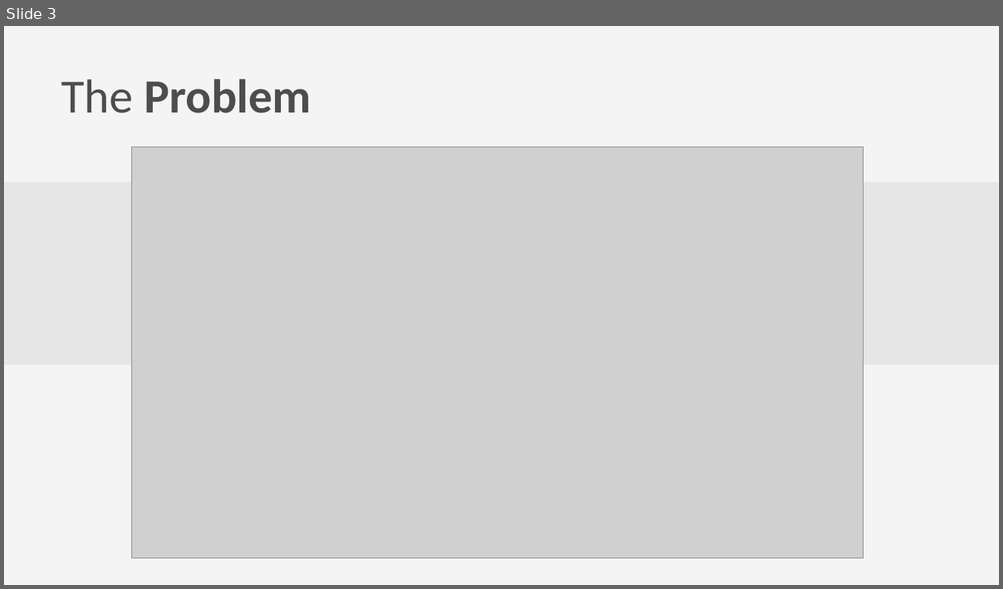
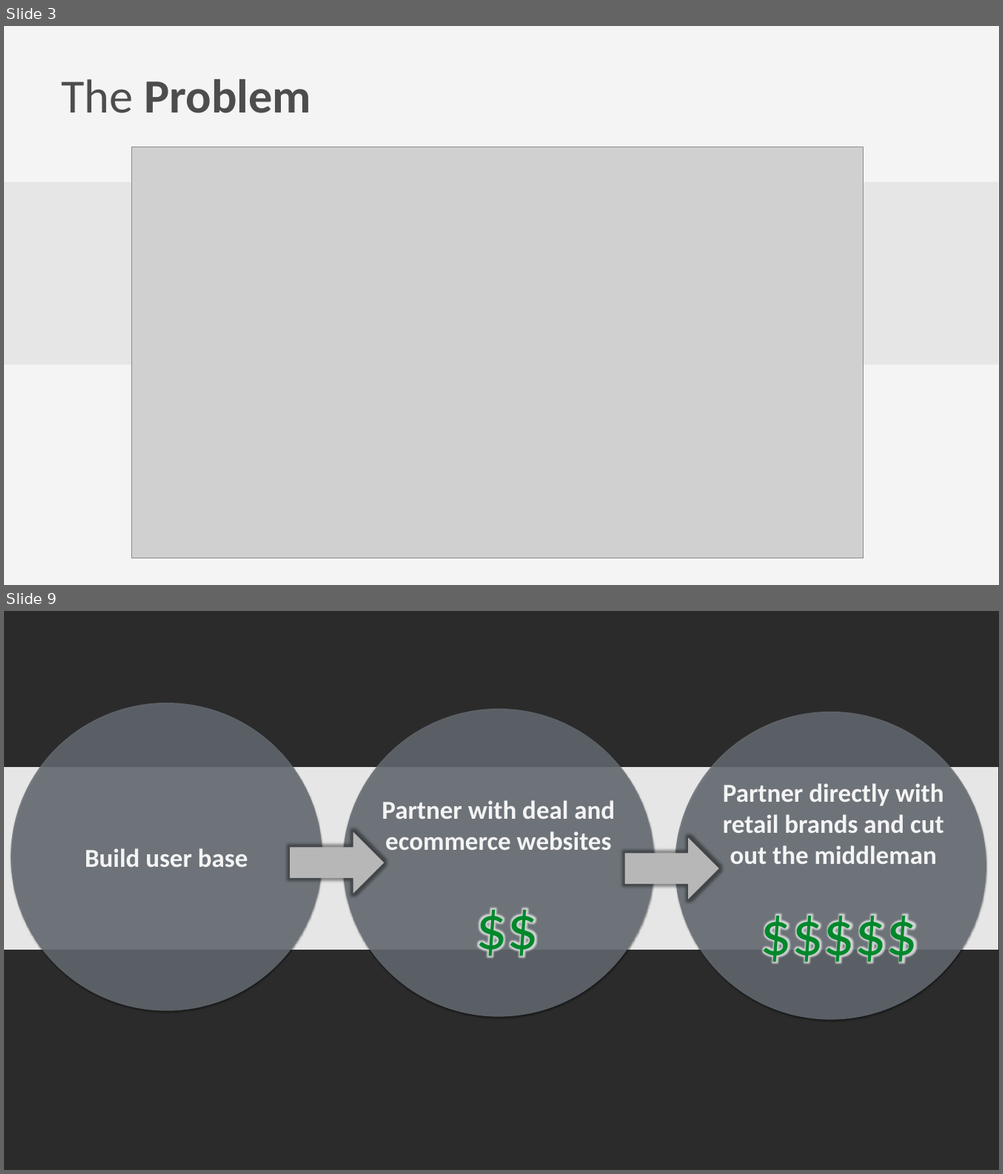
Before and after one commit to yoavz/hermes-poc, a slide deck: pitch.pptx. Shown one above the other, each under a label of ours: slide 3 before the commit, slides 3 and 9 after it; the slides between them are not shown. The pictures are 1003x589 and 1003x1174 pixels, drawn with LibreOffice and Linux fonts; fonts in the diff are those of the drawing; grey boxes stand for pictures; background and template pictures are left out; a plain dark background stands for a picture behind light text. Boxes give left, top, right and bottom in pixels: in the first picture for what was removed or moved away, otherwise in the second. Text is boxed around its words. In the diff, an @@ line names an element or a change of style, - is before the commit and + after.

```diff
--- a/pitch.pptx
+++ b/pitch.pptx
@@ slide 9 added at [4,611,999,1170], background picture (left out); not listed: 1 template element that a slide beside it also shows @@
@@ ellipse added at [11,703,322,1011], fill #686F76 at 82% opacity @@
@@ ellipse added at [343,709,654,1017], fill #686F76 at 82% opacity @@
@@ ellipse added at [674,712,986,1020], fill #686F76 at 82% opacity @@
@@ text added at [723,783,944,864], 50 pt, text #F4F4F4, bold @@
+Partner directly with retail brands and cut out the middleman
@@ text added at [381,800,614,850], 50 pt, text #F4F4F4, bold @@
+Partner with deal and ecommerce websites
@@ right arrow added at [290,832,384,894], fill #B7B7B7 @@
@@ text added at [85,849,248,867], 50 pt, text #F4F4F4, bold @@
+Build user base
@@ right arrow added at [625,837,719,900], fill #B7B7B7 @@
@@ text added at [387,867,628,982], 120 pt, text #00882B @@
+$$
@@ text added at [719,873,959,988], 120 pt, text #00882B @@
+$$$$$
```
Also in this commit, not shown: 4 slides changed, 1 other slide added, 2 other files.
